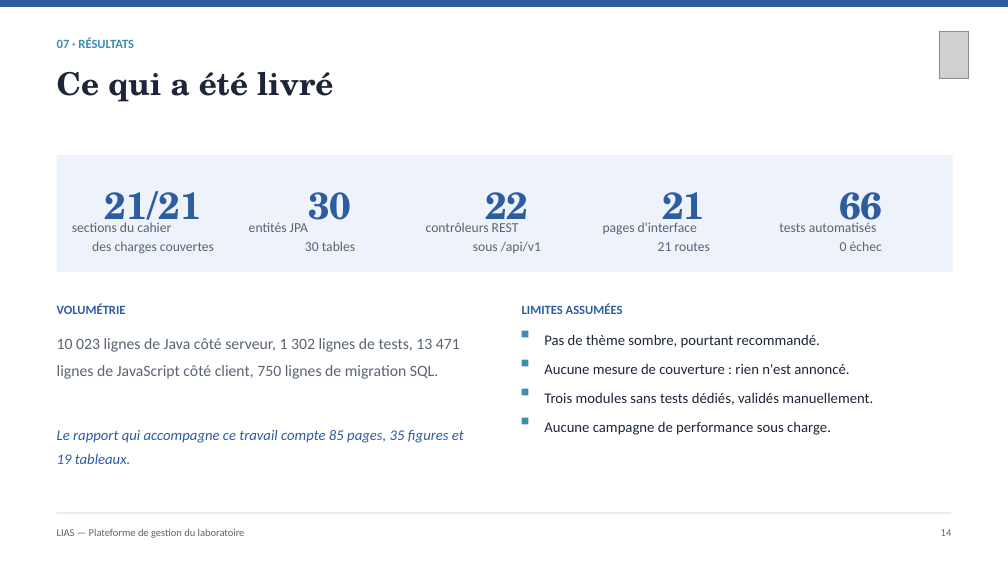
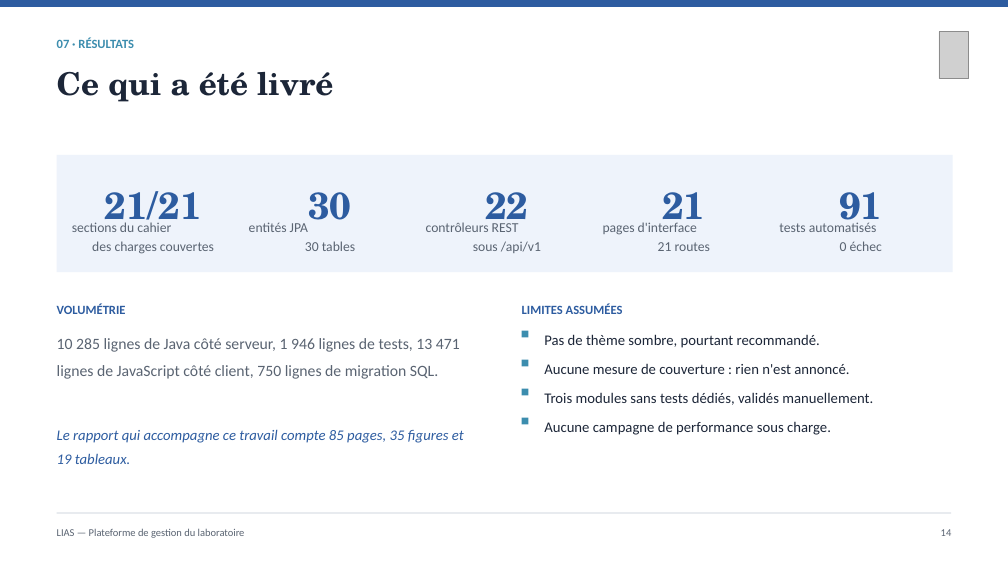
Before and after one commit to DOUAEM449/LIAS-Lab-Management, a slide deck: slide 14 of docs/report/Soutenance_LIAS.pptx. Drawn at 1008x567 pixels with LibreOffice and Linux fonts; fonts in the diff are those of the drawing; grey boxes stand for pictures. Boxes give left, top, right and bottom in pixels: in the first picture for what was removed or moved away, otherwise in the second. Text is boxed around its words. In the diff, an @@ line names an element or a change of style, - is before the commit and + after.

```diff
--- a/docs/report/Soutenance_LIAS.pptx
+++ b/docs/report/Soutenance_LIAS.pptx
@@ text at (839,192,882,232): text changed @@
-66
+91
@@ text at (57,338,460,379): text changed @@
-10 023 lignes de Java côté serveur, 1 302 lignes de tests, 13 471 lignes de JavaScript côté client, 750 lignes de migration SQL.
+10 285 lignes de Java côté serveur, 1 946 lignes de tests, 13 471 lignes de JavaScript côté client, 750 lignes de migration SQL.
```
Also in this commit, not shown: 3 other slides changed, 14 other files.
